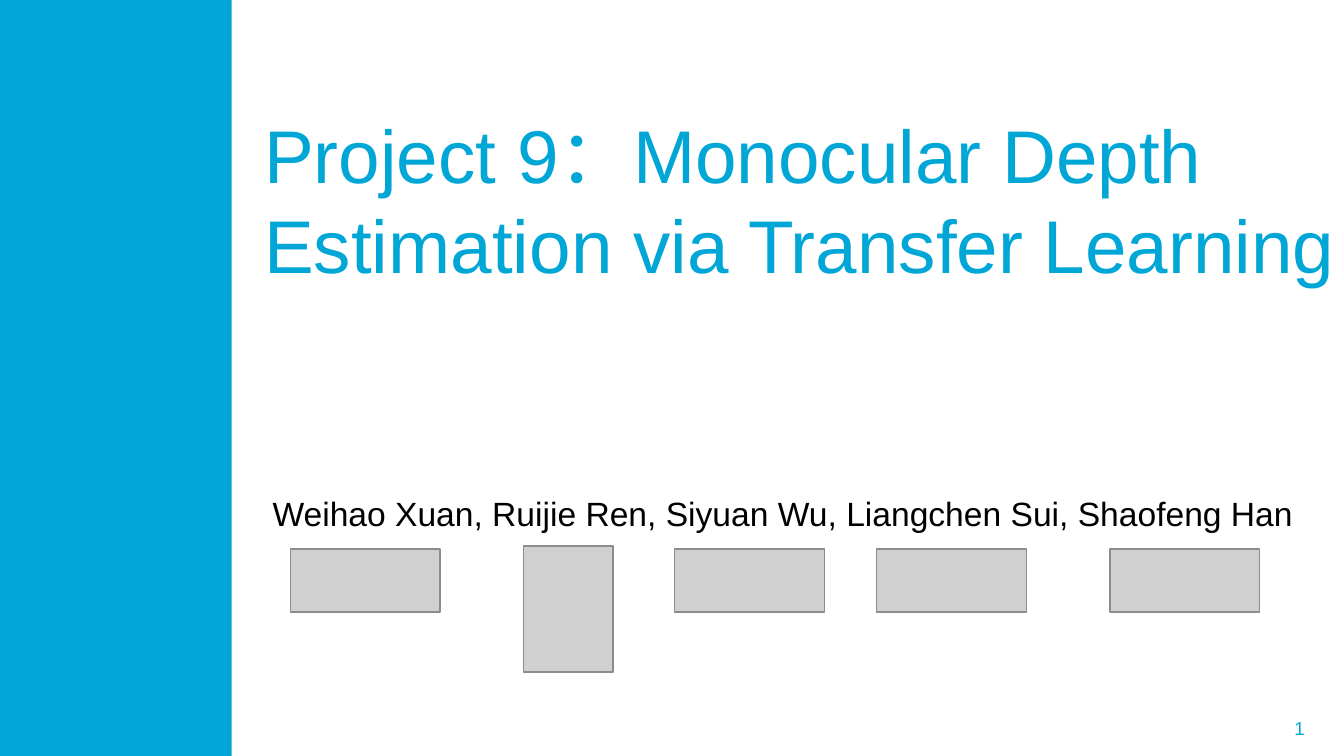
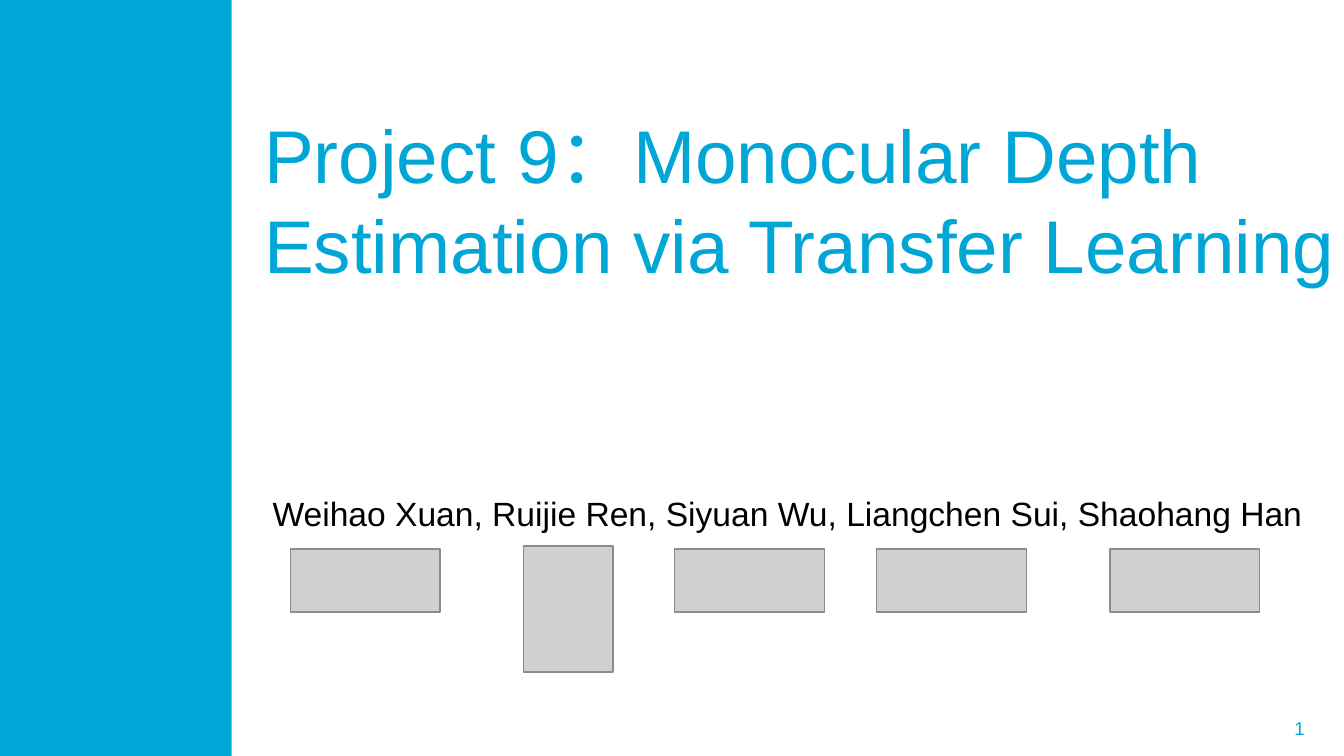
Before and after one commit to siyuanwu99/IEEE-RAS-slam-winter-school-project-9, a slide deck: slide 1 of Proj 9 Presentation.pptx. Drawn at 1344x756 pixels with LibreOffice and Linux fonts; fonts in the diff are those of the drawing; grey boxes stand for pictures; background and template pictures are left out. Boxes give left, top, right and bottom in pixels: in the first picture for what was removed or moved away, otherwise in the second. Text is boxed around its words. In the diff, an @@ line names an element or a change of style, - is before the commit and + after.

```diff
--- a/Proj 9 Presentation.pptx
+++ b/Proj 9 Presentation.pptx
@@ text at bbox=[273, 501, 1302, 532]: text changed @@
-Weihao Xuan, Ruijie Ren, Siyuan Wu, Liangchen Sui, Shaofeng Han
+Weihao Xuan, Ruijie Ren, Siyuan Wu, Liangchen Sui, Shaohang Han
```
